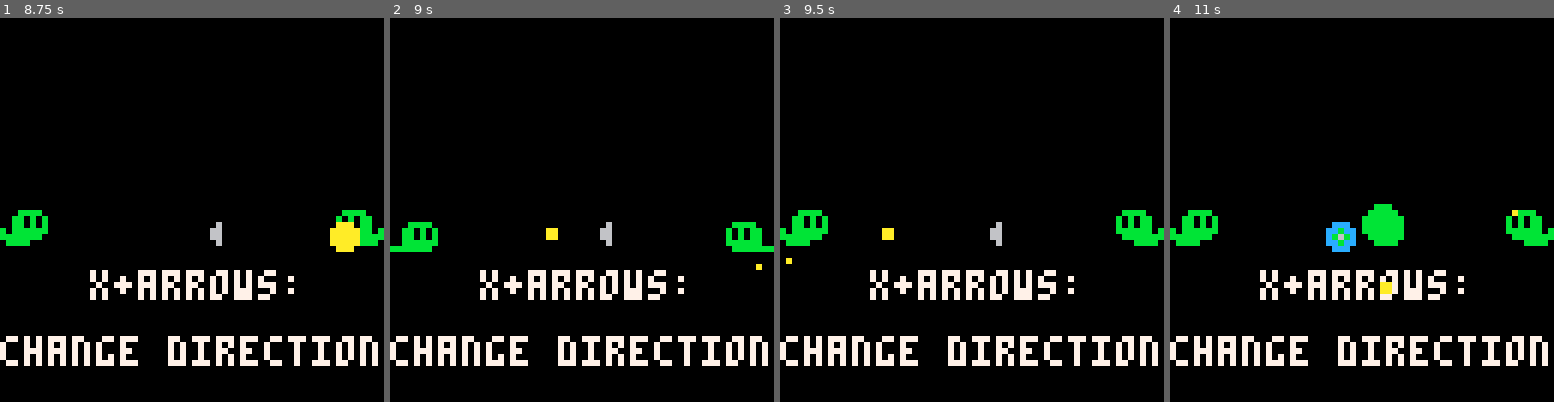
Above: before the commit, frames 1-4 (left to right).
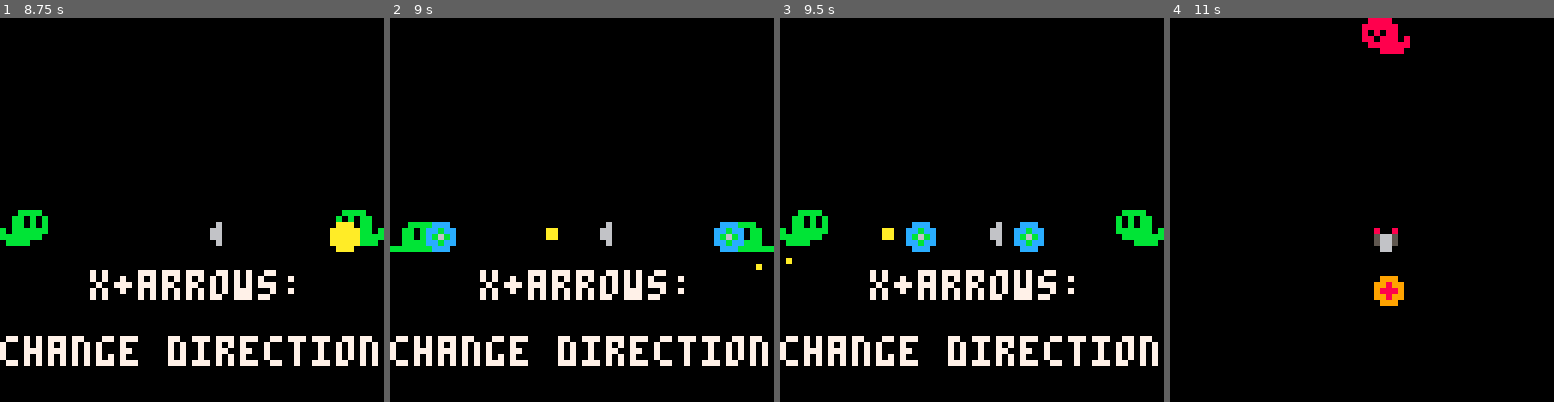
Above: after the commit, the same moments.

Repository: matheusmortatti/LOWREZJAM2020
Game: PICO-8 cartridge template.p8
Same seed, same stepped clock (60 frames per second), same inputs: the game is played once before the commit and once after it.
Inputs:
- Up to frame 1 (8.75 s): tap X (X key) at 0.33, 1.07, 1.85, 2.97, 4.08, 5.2, 6.32, 7.43, 8.55 s; tap O (Z key) at 0.7, 1.7, 2.1, 2.5, 2.9, 3.3, 3.7, 4.1, 4.5, 4.9, 5.3, 5.7, 6.1, 6.5, 6.9, 7.3, 7.7, 8.1, 8.5 s; hold Right 1.6-2.1 s; hold Up 2.15-2.42 s; hold Right 2.47-3.03 s; hold Left 3.08-3.58 s; hold Down 3.63-3.97 s; hold Right 4.02-4.68 s; hold Up 4.73-5.03 s; hold Left 5.08-5.68 s; hold Down 5.73-6.03 s; hold Right 6.08-6.58 s; hold Right 6.63-7.13 s; hold Up 7.18-7.45 s; hold Right 7.5-8.07 s; hold Left 8.12-8.62 s; hold Down from 8.67 s (still down)
- Up to frame 2 (9 s): keep holding Down; tap O (Z key) at 8.9 s
- Up to frame 3 (9.5 s): release Down at 9 s; hold Right from 9.05 s (still down); tap O (Z key) at 9.3 s
- Up to frame 4 (11 s): tap X (X key) at 9.67, 10.78 s; tap O (Z key) every 0.4 s from 9.7 to 10.9 s; release Right at 9.72 s; hold Up 9.77-10.07 s; hold Left 10.12-10.72 s; hold Down from 10.77 s (still down)

Frame 1 is identical in both runs. In frame 2, 1.0% of the frame differs, in the area x 9-93%, y 53-61%; in frame 3, 1.0%; in frame 4, 9.5%, in the area x 0-100%, y 0-91%.

Commit message:
Adjust tutorial times

Diff:
--- a/template.p8
+++ b/template.p8
@@ -1619,11 +1619,11 @@
 		friend:init(self)
 		invoke(function()
 				self:shoot()
-		end,120,self)
+		end,80,self)
 
 		invoke(function()
 				self.done=true
-		end,240,self)
+		end,120,self)
 end
 
 -------------------------------
@@ -1697,8 +1697,9 @@
 								pos=v(screen_size/2,0),
 								speed=0,
 								dir=v(-1,0),
-        reloadtime=rnd(5) + 120,
-        randomshotoffset=50
+        reloadtime=rnd(5) + 60,
+        randomshotoffset=50,
+        changetime=1000
 						} end
 				},
 		},
